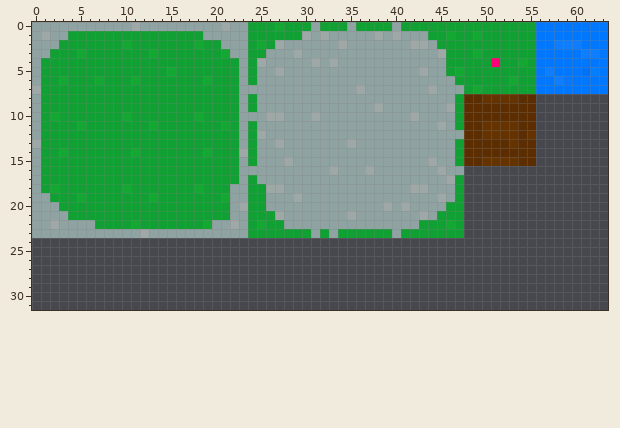
Pixel-art sprite -- resources/tile_map.png. Above, as it was before the edit.
The file is 64x32 pixels. Colours within 5 levels of each other are drawn and written as one.
Once edited:
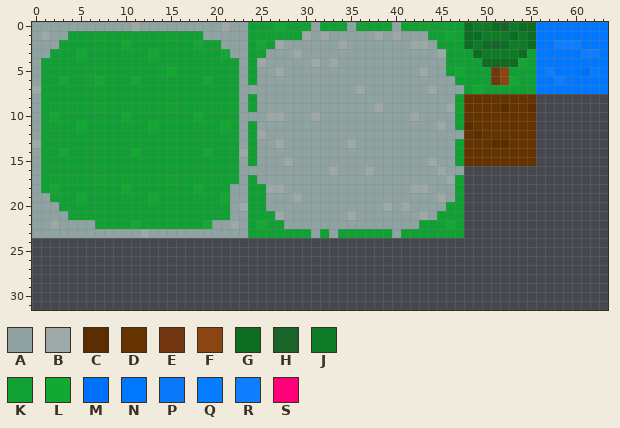
Palette (. is transparent): A #8fa3a2  B #9ea8a7  C #5b2d00  D #643300  E #723710  F #8b4513  G #0d6d22  H #1a632a  J #0e7c26  K #11a033  L #12a832  M #0071f9  N #0077ff  P #0878f9  Q #067dff  R #0e7eff  S #ff0077
Difference:
The author changed colour C to colour D in row 8 at x 48 to 49 and 54 to 55; in row 9 at x 48 to 51 and 53 to 54; in row 10 at x 48 to 55; in row 11 at x 49 and 54 to 55; in row 12 at x 48 and 54; in row 13 at x 48 to 50 and 54 to 55.
The author changed colour C to colour D in row 14 at x 48 to 55; in row 15 at x 48 to 49 and 54 to 55.
The author changed colour K to colour E in rows 5 to 6 at x 51.
The author changed colour K to colour F in rows 5 to 6 at x 52.
The author changed colour K to colour G in row 0 at x 48, 51 and 54 to 55; in row 1 at x 48, 53 and 55; in row 2 at x 48, 50, 52 and 55; in row 3 at x 54; in row 4 at x 50 and 52 to 53.
The author changed colour L to colour G in row 1 at x 49; in row 3 at x 49.
The author changed colour S to colour G in row 4 at x 51.
The author changed colour K to colour H in row 0 at x 52; in row 2 at x 51.
The author changed colour K to colour J in row 0 at x 49 to 50 and 53; in row 1 at x 50 to 52 and 54; in row 2 at x 49 and 53 to 54; in row 3 at x 50 to 53.
Boxes around the changes in both pictures, in picture pixels (x1, y1, x2, y2):
changed: (464, 22, 536, 166)
